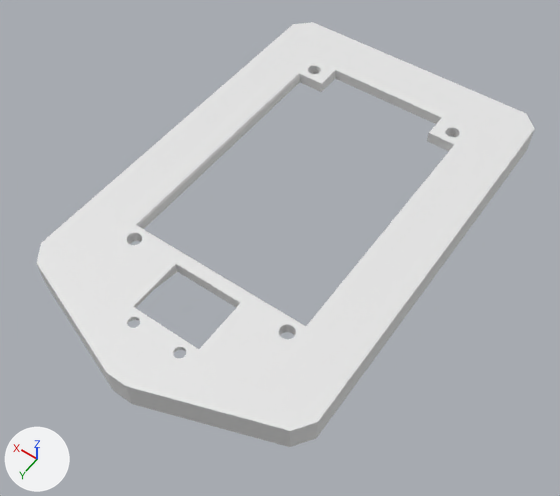
Before and after pictures for a commit that changed the Blender file hardware/blender/orient-beetle.blend.
The view is the same before and after, from a camera (50 mm lens) standing at (-64.1, 98.3, 130.2) and looking at (-3.4, 13.3, -3.4). Arrows for +X, +Y and +Z are at lower left; the lights stay in place. The older version comes first.

Objects in the first picture: 'holder'.
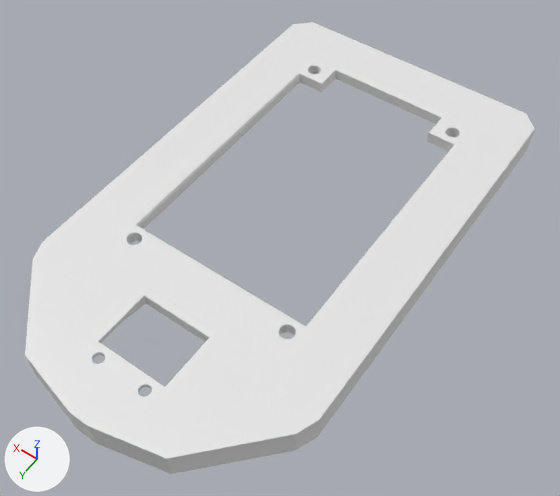
ob_sensor_pcb_scaled is not drawn itself; it is used by a modifier of ob_holder.
ob_sensor_pcb_scaled_001 is not drawn itself; it is used by a modifier of ob_holder.
ob_cylinder_004 is not drawn itself; it is used by a modifier of ob_holder.
ob_cylinder_005 is not drawn itself; it is used by a modifier of ob_holder.

Pixel boxes (x1, y1, x2, y2) of what changed, in the pictures (560 x 496 px):
'holder', reshaped (6% taller): before (36, 22, 535, 447); after (25, 22, 535, 474)
part 1 of me_cube_006, built on: before (36, 245, 336, 447); after (25, 245, 336, 474)

The change in detail:
me_cube_006 is used by ob_holder; location (0.0, 0.0, 0.0).
Verts and faces of me_cube_006; kept vertices keep their numbers, new ones are numbered from 10.
Before the commit, vertices of me_cube_006: 0 (-31.5, -46.5, 1.0), 1 (-31.5, 46.5, 1.0), 2 (31.5, 46.5, 1.0), 3 (31.5, -46.5, 1.0), 4 (-31.5, 46.5, -3.3).
Before the commit, vertices of me_cube_006: 6 (31.5, 46.5, -3.3), 8 (0.0, 57.6, 1.0), 9 (0.0, 57.6, -3.3).
me_cube_006 had 10 vertices, 6 faces and spanned x -31.5..31.5, y -46.5..57.6, z -3.3..1.0.
me_cube_006 now has 14 vertices, 8 faces and spans x -31.5..31.5, y -46.5..67.0, z -3.3..1.0.
Part 1, on me_cube_006:
Vertices deleted: 8, 9 (with the faces that use them).
New vertex 10 is at (0.0, 67.0, -3.3).
New vertex 11 is at (-15.8, 63.3, -3.3).
New vertex 12 is at (15.8, 63.3, -3.3).
New vertices 13, 14, 15 stand at vertices 10, 11, 12, in that order, plus (0.0, 0.0, 4.3).
New faces: (0, 3, 2, 15, 13, 14, 1), (1, 14, 11, 4), (10, 13, 15, 12), (10, 11, 14, 13), (2, 6, 12, 15).
Object 'sensor-pcb-scaled' (ob_sensor_pcb_scaled) moves from (0.00252, 42.39, 0.0) to (0.00252, 52.1, 0.0).
Object 'sensor-pcb-scaled.001' (ob_sensor_pcb_scaled_001) moves from (0.00252, 42.39, -7.671) to (0.00252, 52.1, -7.671).
Object 'Cylinder.004' (ob_cylinder_004) moves from (5.752, 48.89, 2.138) to (5.752, 58.59, 2.138).
Object 'Cylinder.005' (ob_cylinder_005) moves from (-5.752, 48.89, 2.138) to (-5.752, 58.59, 2.138).
